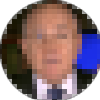
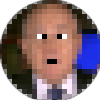
Comparing the layer stacks of the two w=100, h=100 images. Changes:
painted on "Layer 1" over [37, 34, 67, 64]
